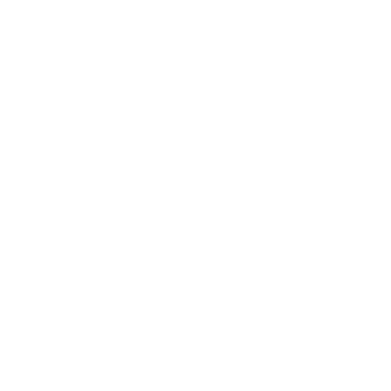
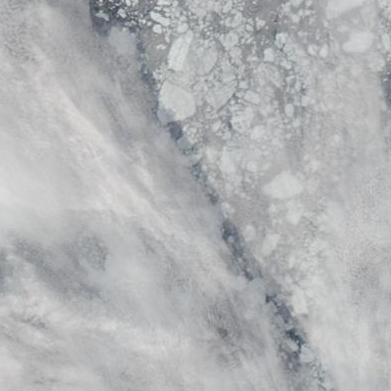
Layer changes from the first 391×391 image to the second:
added layer "000_baffin_bay_100km_20040725.aqua.truecolor.250m" above "Background" over [left=0, top=0, right=391, bottom=391]
